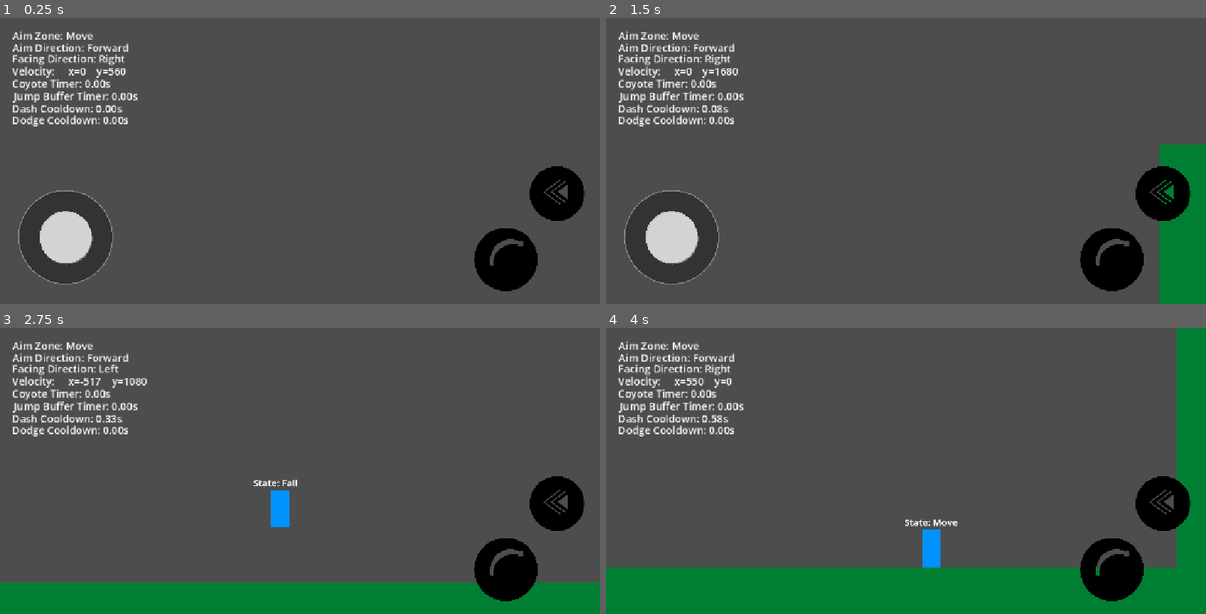
Above: before the commit, frames 1-4 (two rows, left to right).
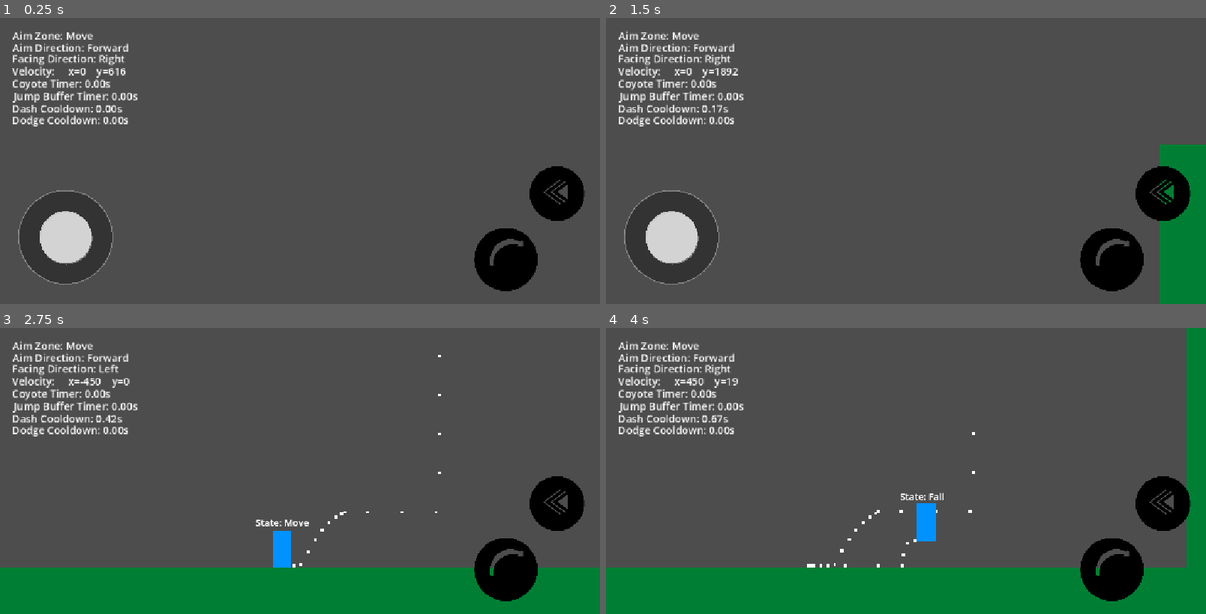
Above: after the commit, the same moments.

Repository: Mrdarx444/Veinbreaker
Game: Godot game, scene res://source/test/world.tscn
Same seed, same stepped clock (60 frames per second), same inputs: the game is played once before the commit and once after it.
Inputs (mouse positions are in pixels of both pictures, inside the frame that each line leads up to):
- Up to frame 1 (0.25 s): no input
- Up to frame 2 (1.5 s): tap Enter at 0.5 s; move the mouse to (1038, 146) at 0.52 s; hold D (Right) 0.53-1.25 s; tap Shift (Dash) at 0.6 s; click (1038, 146) at 0.67 s; tap Space (Jump) at 0.77 s; drag from (786, 175) to (876, 218) at 1.27 s
- Up to frame 3 (2.75 s): move the mouse to (360, 408) at 2.02 s; hold A (Left) from 2.03 s (still down); tap Shift (Dash) at 2.1 s
- Up to frame 4 (4 s): release A (Left) at 2.75 s; drag from (876, 528) to (726, 428) at 2.77 s; move the mouse to (1086, 513) at 3.52 s; hold D (Right) from 3.53 s (still down); tap Shift (Dash) at 3.6 s; tap Space (Jump) at 3.77 s

The runs differ from the first frame. In frame 1, less than 0.1% of the frame differs, in the area x 18-21%, y 17-21%; in frame 2, less than 0.1%; in frame 3, 5.9%, in the area x 0-100%, y 9-90%; in frame 4, 2.2%.

Commit message:
Modify Player Settings + Wall Slide Props

Diff:
--- a/source/scenes/Player/player.tscn
+++ b/source/scenes/Player/player.tscn
@@ -330,7 +330,6 @@
 script = SubResource("GDScript_c4tgw")
 
 [node name="MovementTracerDebugger" type="CPUParticles2D" parent="." unique_id=993443028]
-visible = false
 show_behind_parent = true
 position = Vector2(0, 55)
 amount = 40
--- a/source/scripts/Player/States/fall_state.gd
+++ b/source/scripts/Player/States/fall_state.gd
@@ -31,7 +31,7 @@
 func gravity_handle(delta: float, player: Player):
 	if !player.is_on_floor():
 		if player.velocity.y < player.max_fall_speed:
-			if forced_fall:
+			if forced_fall and player.velocity.y < player.forced_fall_velocity:
 				player.velocity.y = player.forced_fall_velocity
 			else :
 				player.velocity.y = min(player.velocity.y + player.gravity * delta, player.max_fall_speed)
--- a/source/scripts/Player/States/wall_state.gd
+++ b/source/scripts/Player/States/wall_state.gd
@@ -6,6 +6,7 @@
 	player.is_wall_sliding = true
 
 func physics_update(delta: float, state_owner: Node2D, state_machine: StateMachine) -> void:
+	var player: Player = state_owner as Player
 	super.physics_update(delta, state_owner, state_machine)
 
 func gravity_handle(delta: float, player: Player):
--- a/source/scripts/Player/player.gd
+++ b/source/scripts/Player/player.gd
@@ -1,49 +1,47 @@
 extends CharacterBody2D
 class_name Player
 
-enum STUNNING_TYPES {DEFAULT, AFTER_DODGE}
-
 @export_category("Settings")
 @export_subgroup("Movement")
-@export var speed: float = 550.0
+@export var speed: float = 450.0
 var acceleration: float = speed * 10
-var friction: float = speed * 7
+var friction: float = speed * 10
 @export_range(0, 1, .01) var aiming_slowdown_ratio: float = 1.0 # Temp Canceling
 var facing_direction: int = 1 # Default Facing Direction = RIGHT
 @export_subgroup("Jump & Fall")
-var gravity: float = ProjectSettings.get_setting("physics/2d/default_gravity") * 2
-@export var max_fall_speed: float = 2300.0
-@export var forced_fall_velocity: float = 2300.0
-@export var jump_velocity: float = -980.0
-@export var double_jump_velocity: float = -830
+var gravity: float = ProjectSettings.get_setting("physics/2d/default_gravity") * 2.2
+@export var max_fall_speed: float = 2500.0
+@export var forced_fall_velocity: float = 1800.0
+@export var jump_velocity: float = -1050.0
+@export var double_jump_velocity: float = -800
 @export_range(0, 1, .01) var jump_cut_mult: float = 0.33
 @export var coyote_time: float = 0.13
 @export var jump_buffer_time: float = 0.12
-@export var air_resistence_coefficient: float = 0.94
+@export var air_resistence_coefficient: float = 1
 @export var big_fall_time: float = 0.5 # After Reaching Max Fall velocity
 @export_subgroup("Wall slide & jump")
 @export_range(0, 1, .01) var wall_slide_coefficient: float = 1.1
-@export var wall_slide_initial_velocity: float = 120.0
-@export var wall_jump_velocity_x: float = 900.0
-@export var wall_slide_max_gravity: float = gravity * 0.25
-@export var wall_slide_forced_fall_gravity: float = gravity * 0.5
+@export var wall_slide_initial_velocity: float = 230.0
+@export var wall_jump_velocity_x: float = 800.0
+@export var wall_slide_max_gravity: float = gravity * 0.3
+@export var wall_slide_forced_fall_gravity: float = gravity * 0.55
 var is_wall_sliding: bool = false
 @export_subgroup("Dash")
 @export var is_dashing: bool = true
 @export var dash_velocity: float = 2200.0
-@export var dash_time: float = 0.14
-@export var dash_cooldown_time: float = 0.8
+@export var dash_time: float = 0.13
+@export var dash_cooldown_time: float = 0.9
 @export var dash_gravity_coefficient: float = 0.0
 @export_subgroup("Dodge")
 @export var is_dodging: bool = true
-@export var dodge_velocity: float = 1400.0
-@export var dodge_time: float = 0.13
-@export var dodge_cooldown_time: float = 0.3
-@export var dodge_gravity_coefficient: float = 1.0
+@export var dodge_velocity: float = 1500.0
+@export var dodge_time: float = 0.06
+@export var dodge_cooldown_time: float = 0.5
+@export var dodge_gravity_coefficient: float = 2
 
 @export_subgroup("Stunning")
 @export var default_stunning_time: float = 0.4
-@export var default_stunning_friction: float = speed * 24
+@export var default_stunning_friction: float = speed * 23
 @export var dodge_stunning_time: float = 0.18
 @export var big_fall_stunning_time: float = 0.6
 
